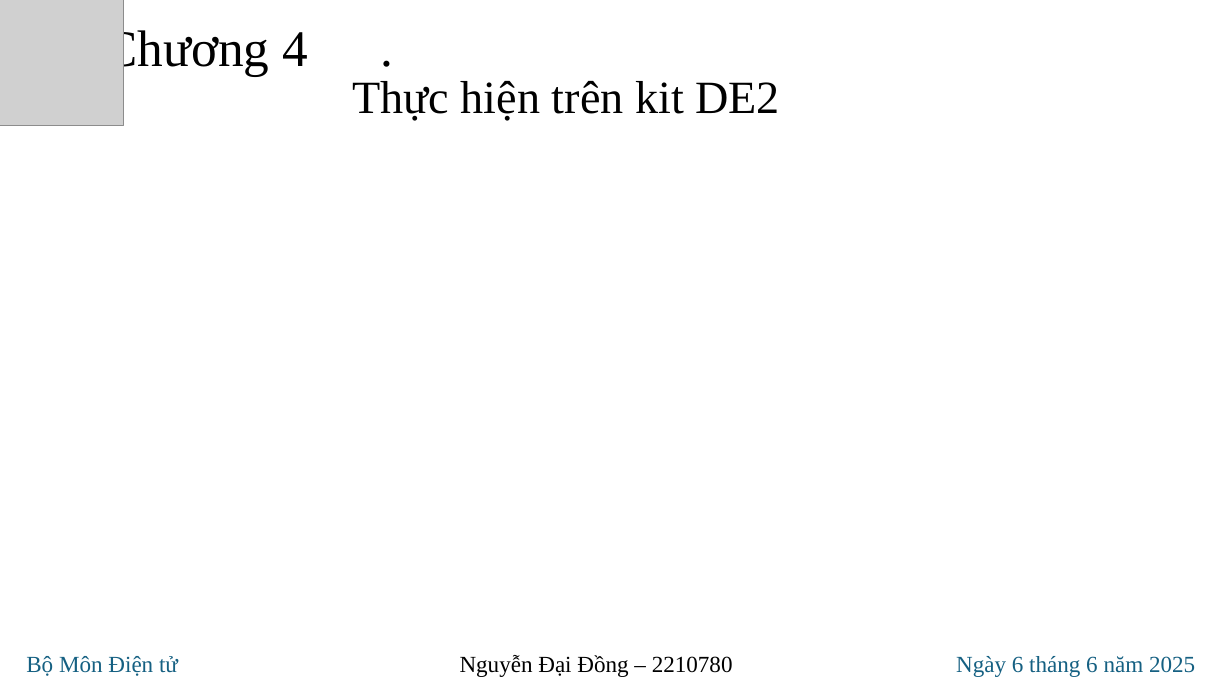
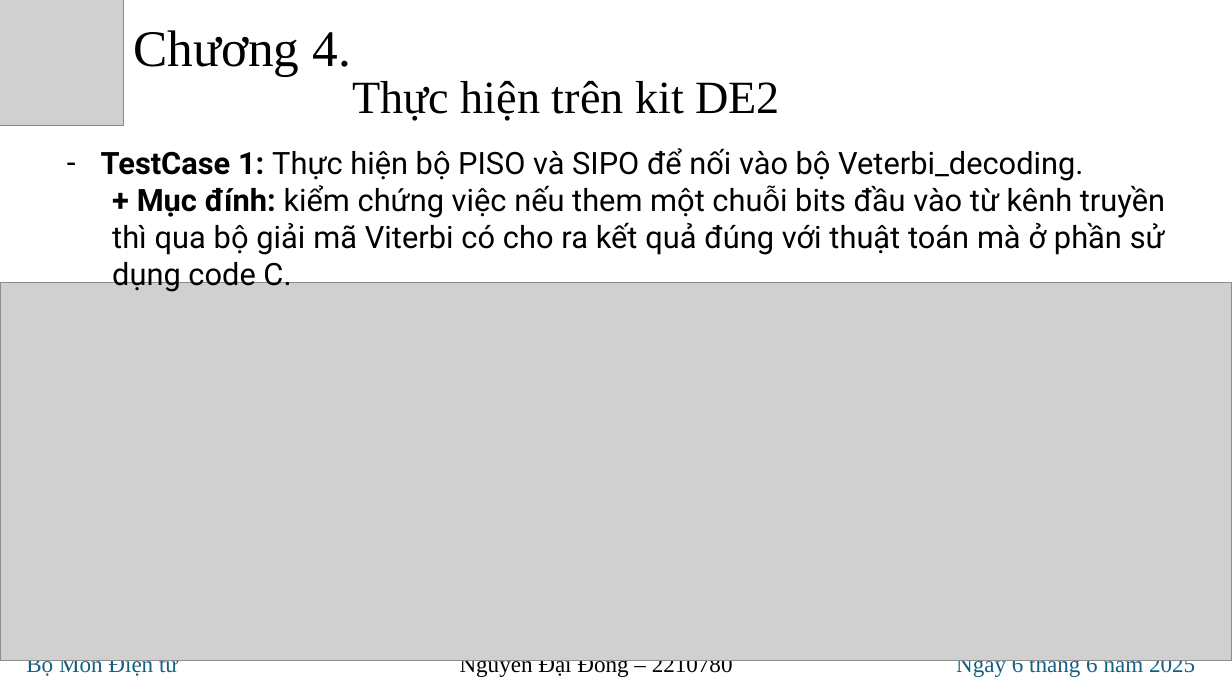
Before and after one commit to Noname-29-lnin/Viterbi_decoder, a slide deck: slide 12 of 20_doc/ppt/NguyenDaiDong-2210780.pptx (slide 6 before the commit). Drawn at 1232x693 pixels with LibreOffice and Linux fonts; fonts in the diff are those of the drawing; grey boxes stand for pictures. Boxes give left, top, right and bottom in pixels: in the first picture for what was removed or moved away, otherwise in the second. Text is boxed around its words. In the diff, an @@ line names an element or a change of style, - is before the commit and + after.

```diff
--- a/20_doc/ppt/NguyenDaiDong-2210780.pptx
+++ b/20_doc/ppt/NguyenDaiDong-2210780.pptx
@@ text at [134, 30, 350, 77]: spaces changed @@
-Chương 4 .
+Chương 4.
@@ text added at [101, 148, 1165, 293], 24 pt, text #000000 @@
+– TestCase 1: Thực hiện bộ PISO và SIPO để nối vào bộ Veterbi_decoding.
+  + Mục đính: kiểm chứng việc nếu them một chuỗi bits đầu vào từ kênh truyền thì qua bộ giải mã Viterbi có cho ra kết quả đúng với thuật toán mà ở phần sử dụng code C.
@@ picture added at [0, 283, 1232, 661] @@
```
Also in this commit, not shown: 4 other slides changed, 7 slides added, 16 other files.
